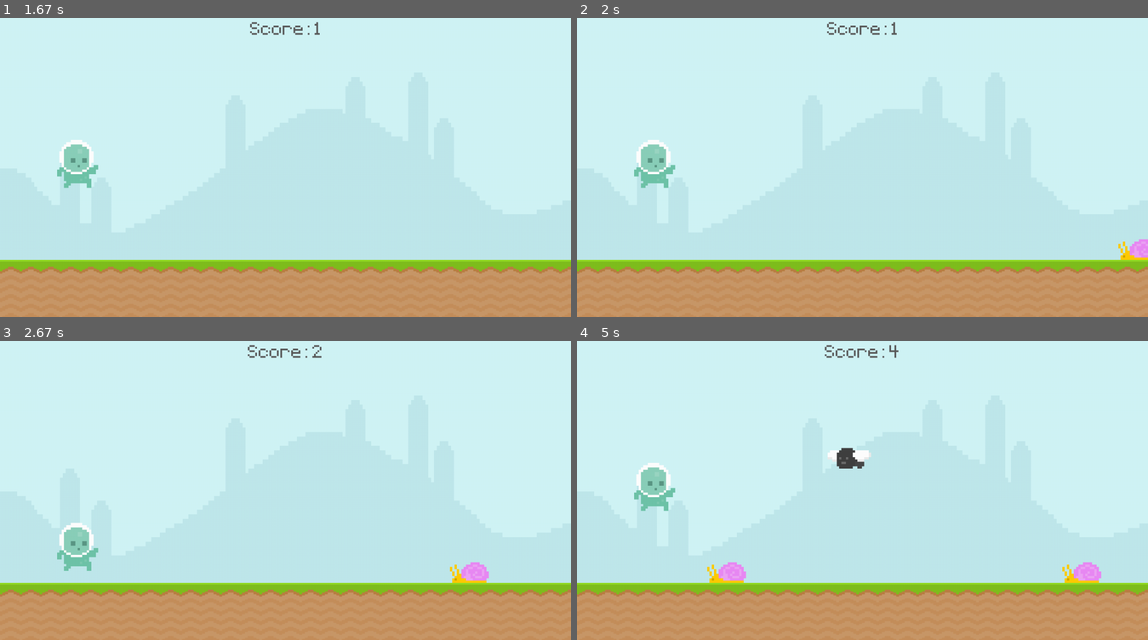
Above: before the commit, frames 1-4 (two rows, left to right).
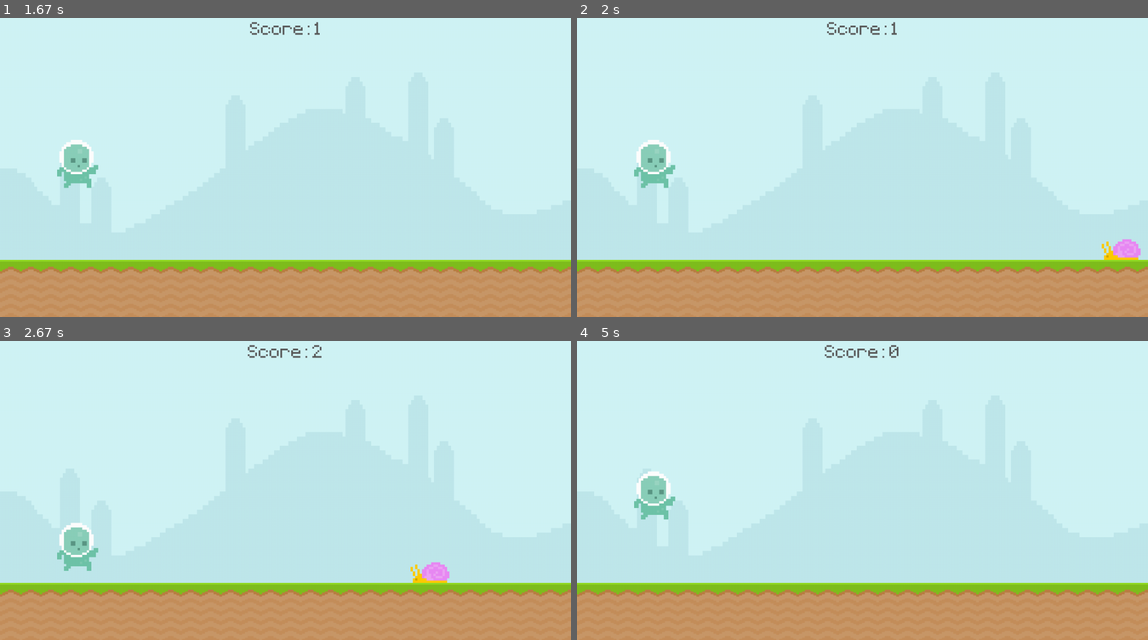
Above: after the commit, the same moments.

Repository: tokitou-san/Pygame-intro
Game: pygame game, started from main.py
Two runs of this game, one before a commit and one after it. Both use one fixed random seed, a clock stepped at 60 frames per second and the inputs below.
Inputs:
- Up to frame 1 (1.67 s): tap Space at 0.33, 0.73, 1.03, 1.23, 1.57 s
- Up to frame 2 (2 s): tap Space at 1.87 s
- Up to frame 3 (2.67 s): tap Space at 2.07, 2.37, 2.63 s
- Up to frame 4 (5 s): tap Space at 3.4, 3.8, 4.1, 4.87 s

Frame 1 is identical in both runs. In frame 2, 0.4% of the frame differs, in the area x 91-100%, y 73-81%; in frame 3, 0.7%; in frame 4, 1.9%, in the area x 10-92%, y 1-81%.

Commit message:
feat: add Collision for sprites

Diff:
--- a/main.py
+++ b/main.py
@@ -49,13 +49,13 @@
 			snail_frame_2 = pygame.image.load("graphics/Snail/snail2.png").convert_alpha()
 			self.frames = [snail_frame_1, snail_frame_2]
 			y_pos = 500
-			self.speed = 4
+			self.speed = 5
 		else:
 			fly_frame_1 = pygame.image.load("graphics/Fly/Fly1.png")
 			fly_frame_2 = pygame.image.load("graphics/Fly/Fly2.png")
 			self.frames = [fly_frame_1, fly_frame_2]
-			y_pos = 300
-			self.speed = 5
+			y_pos = 400
+			self.speed = 6
 
 		self.animation_index = 0
 		self.image = self.frames[self.animation_index]
@@ -85,11 +85,11 @@
 
 	return current_time
 
-def collisions(player, obstacles) -> str:
-	if obstacles:
-		for obstacle in obstacles:
-			if player.colliderect(obstacle): return "over"
-	return "playing"
+def collision_sprite() -> str:
+	if pygame.sprite.spritecollide(player.sprite, obstacles, False):
+		obstacles.empty()
+		return "over"
+	else: return "playing"
 
 pygame.init()
 screen = pygame.display.set_mode((1000, 600))
@@ -119,14 +119,6 @@
 obstacle_event = pygame.USEREVENT + 1
 pygame.time.set_timer(obstacle_event, 1500)
 
-# Snail Timer
-snail_timer = pygame.USEREVENT + 2
-pygame.time.set_timer(snail_timer, 500)
-
-# Fly Timer
-fly_timer = pygame.USEREVENT + 3
-pygame.time.set_timer(fly_timer, 300)
-
 while True:
 	for event in pygame.event.get():
 		if event.type == pygame.QUIT:
@@ -138,8 +130,8 @@
 				game_state = "playing"
 				game_time = int(pygame.time.get_ticks() / 1000)
 
-		if game_state == "playing":
-			if event.type == obstacle_event: obstacles.add(Obstacle(choice(["fly", "snail", "snail"])))
+		if event.type == obstacle_event and game_state == "playing":
+			obstacles.add(Obstacle(choice(["fly", "snail", "snail"])))
 
 	if game_state == "playing":
 		screen.blit(sky_surface, (0, 0))
@@ -156,7 +148,7 @@
 		obstacles.update()
 
 		# Game over
-		# game_state = collisions(player.get_rect(), obstacle_rect_list)
+		game_state = collision_sprite()
 
 	elif game_state == "over":
 		screen.fill("Black")
